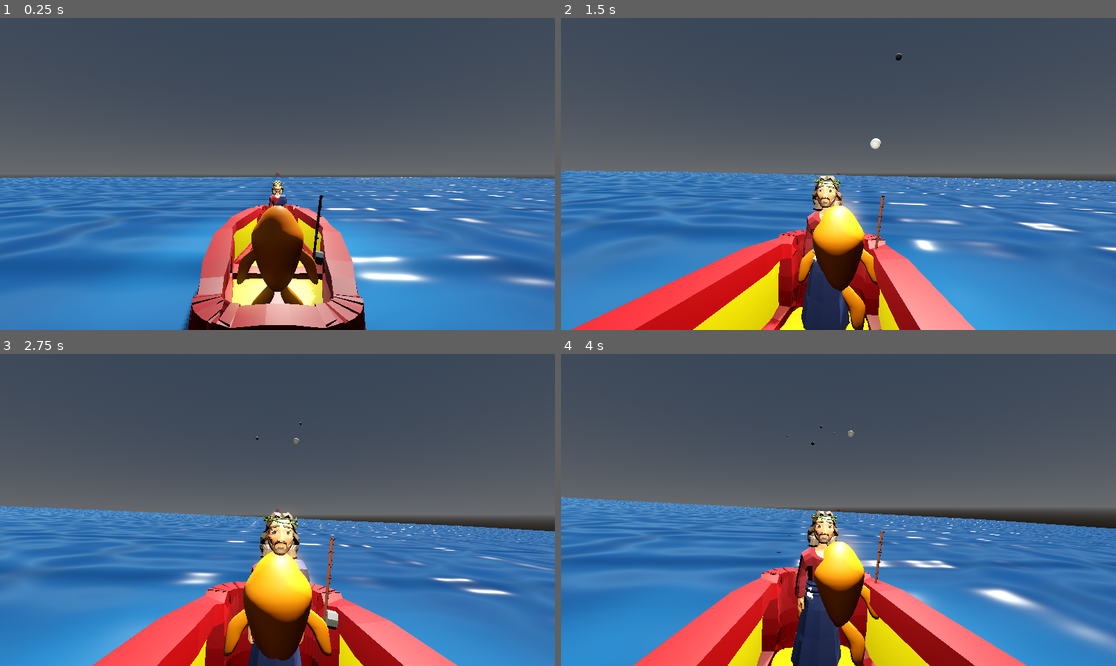
Above: before the commit, frames 1-4 (two rows, left to right).
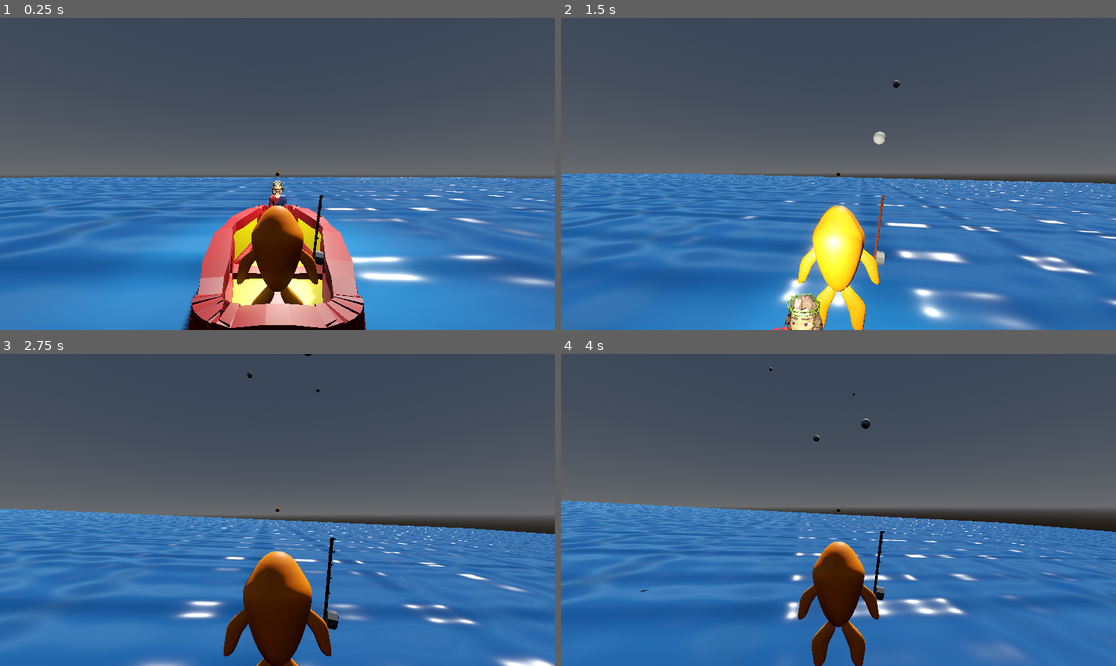
Above: after the commit, the same moments.

Repository: ruapotato/fish_jesus
Game: Godot game, scene res://main.tscn
The game is run twice, just before and just after one commit, with the same random seed, the same clock (stepped at 60 frames per second) and the same inputs.
Inputs (mouse positions are in pixels of both pictures, inside the frame that each line leads up to):
- Up to frame 1 (0.25 s): no input
- Up to frame 2 (1.5 s): tap Enter (ui_accept) at 0.5, 0.77 s; move the mouse to (866, 174) at 0.52 s; hold W (forward) from 0.53 s (still down); click (866, 174) at 0.6 s; move the mouse to (810, 174) at 1.27 s; click (810, 174) at 1.35 s
- Up to frame 3 (2.75 s): keep holding W (forward); tap Enter (ui_accept) at 1.52 s; move the mouse to (288, 503) at 2.02 s; tap Mouse wheel up (zoom_in) at 2.1 s; click (288, 503) at 2.3 s
- Up to frame 4 (4 s): keep holding W (forward); move the mouse to (832, 516) at 2.77 s; tap Mouse wheel down (zoom_out) at 2.85 s; tap Enter (ui_accept) at 3.02, 3.77 s; click (832, 516) at 3.05 s; move the mouse to (877, 513) at 3.52 s; click (877, 513) at 3.6 s

The runs differ from the first frame. In frame 1, less than 0.1% of the frame differs, in the area x 45-51%, y 49-65%; in frame 2, 29%; in frame 3, 24%; in frame 4, 29%, in the area x 0-100%, y 4-100%.

Commit message:
Add in main fish people

Diff:
--- a/main.gd
+++ b/main.gd
@@ -48,11 +48,12 @@
 
 # Function called when the SpawnTimer times out
 func _on_spawn_timer_timeout() -> void:
-	_spawn_fish_human()
+	var random_x = randf_range(-spawn_x_range, spawn_x_range)
+	_spawn_fish_human(random_x, spawn_z_position)
 
 
 # Function to handle the creation and setup of a single fish human
-func _spawn_fish_human() -> void:
+func _spawn_fish_human(X, Z) -> void:
 	# Check if the scene is loaded correctly
 	if fish_human_scene == null:
 		printerr("Error: fish_human_scene is not set or loaded!")
@@ -66,11 +67,9 @@
 		printerr("Error: Failed to instantiate fish_human_scene!")
 		return
 
-	# --- Set Initial Position ---
-	# Calculate a random X position within the defined range
-	var random_x = randf_range(-spawn_x_range, spawn_x_range)
+
 	# Set the initial global position
-	fish_instance.global_position = Vector3(random_x, spawn_y_position, spawn_z_position)
+	fish_instance.global_position = Vector3(X, spawn_y_position, Z)
 
 	# --- Add to Scene and Group ---
 	# Add the instance as a child of this node (the spawner)
--- a/obj/chuckable.gd
+++ b/obj/chuckable.gd
@@ -3,6 +3,7 @@
 
 
 @onready var splash = $splash
+@onready var kill_zone = $kill_zone
 # --- Path Definition Variables ---
 # These define the *shape* of the curve, not the timing anymore
 var start_position: Vector3 = Vector3.ZERO
@@ -211,18 +212,27 @@
 	# queue_free()
 	# is_moving = false # Stop moving if you free it
 
+func bite():
+	for killable in kill_zone.get_overlapping_areas():
+		if "hit" in killable:
+			killable.hit()
+
 func splash_here():
 	if not has_splashed:
 		print("SPLASH")
 		splash.emitting = true
 		splash_down = global_position
 		has_splashed = true
+		bite()
 
 func _on_area_entered(area: Area3D) -> void:
+	if area.name == "kill_zone":
+		return
 	if not is_moving: return
 	print("Chuckable Area hit Area during arc: %s" % area.name)
 	emit_signal("hit_something", area)
 	splash_here()
+
 	# Optional: Destroy immediately on hit
 	# queue_free()
 	# is_moving = false # Stop moving if you free it
--- a/obj/chuckable.tscn
+++ b/obj/chuckable.tscn
@@ -21,6 +21,12 @@
 
 [sub_resource type="SphereMesh" id="SphereMesh_1g25n"]
 material = ExtResource("2_qfxce")
+radius = 0.25
+height = 0.5
+
+[sub_resource type="CylinderShape3D" id="CylinderShape3D_7wxbb"]
+height = 1.215
+radius = 0.235
 
 [node name="chuckable" type="Area3D"]
 script = ExtResource("1_mnyqw")
@@ -39,4 +45,10 @@
 process_material = SubResource("ParticleProcessMaterial_f61wi")
 draw_pass_1 = SubResource("SphereMesh_1g25n")
 
+[node name="kill_zone" type="Area3D" parent="."]
+
+[node name="CollisionShape3D" type="CollisionShape3D" parent="kill_zone"]
+transform = Transform3D(1, 0, 0, 0, 1, 0, 0, 0, 1, 0, -0.51373, 0)
+shape = SubResource("CylinderShape3D_7wxbb")
+
 [connection signal="area_entered" from="." to="." method="_on_area_entered"]
--- a/obj/fish_human.gd
+++ b/obj/fish_human.gd
@@ -6,14 +6,17 @@
 @export var depth_offset: float = 0.1
 # Export the Z coordinate for de-spawning
 @export var de_spawn_global_z: float = 100.0
-
+const HUMAN_SCENE = preload("res://obj/human.tscn")
 # Store a reference to the water plane Node3D
 var water_plane: Node3D = null
+
+var root
 
 # Optional: Reference to the visual mesh if you need to rotate it
 # @onready var mesh: Node3D = $MeshInstance3D # Adjust path as needed
 
 func _ready() -> void:
+	root = get_parent()
 	# It's often safer to wait one frame to ensure the node is fully
 	# initialized and positioned within the scene tree by the spawner.
 	await get_tree().process_frame
@@ -82,3 +85,11 @@
 	# or distance from the origin projected onto the plane instead.
 	if global_position.z > de_spawn_global_z:
 		queue_free()
+
+
+func hit():
+	print("FISH HIT")
+	var human_node = HUMAN_SCENE.instantiate()
+	human_node.set_deferred("global_position", global_position + Vector3(0,.1,0))
+	root.add_child(human_node)
+	queue_free()
--- /dev/null
+++ b/obj/human.gd
@@ -0,0 +1,74 @@
+extends CharacterBody3D
+
+const SPEED = 5.0
+const ACCELERATION = 10.0 # For stopping if player disappears
+# Epsilon threshold to prevent rotation jitter when almost stopped
+const MIN_MOVE_SPEED_SQR = 0.01 # Square of minimum speed to trigger rotation
+
+# Variable to hold the reference to the player node
+var player: Node3D = null
+
+@onready var mesh = $Humanoid # Assuming Humanoid is a MeshInstance3D
+
+var root
+var run_time = 2
+# --- Engine Functions ---
+
+func _ready() -> void:
+	root = get_parent().get_parent()
+	# --- Get Player Node ---
+	# Attempt to find player recursively under the parent
+	player = root.find_child("player", true, false)
+
+func _physics_process(delta: float) -> void:
+	run_time -= delta
+	if run_time < 0:
+		root._spawn_fish_human(global_position.x, global_position.z)
+		queue_free()
+
+
+	# 1. Apply Gravity
+	if not is_on_floor():
+		velocity += get_gravity() * delta
+
+	# 2. Calculate the horizontal direction *away from the player*
+	var direction_away = global_position - player.global_position
+	direction_away.y = 0 # Keep movement horizontal
+
+	# 3. Set horizontal velocity based on direction
+	if direction_away.length_squared() > 0.001: # Check length before normalizing
+		direction_away = direction_away.normalized()
+		velocity.x = direction_away.x * SPEED
+		velocity.z = direction_away.z * SPEED
+	else:
+		# Stop horizontal movement (using SPEED for a quick stop like original)
+		velocity.x = move_toward(velocity.x, 0, SPEED * delta) # Corrected: use delta with move_toward
+		velocity.z = move_toward(velocity.z, 0, SPEED * delta) # Corrected: use delta with move_toward
+
+	# 4. Apply the final velocity
+	move_and_slide()
+
+	# --- Update Mesh Rotation ---
+	# Ensure mesh reference is still valid (paranoid check, but good practice)
+	if not is_instance_valid(mesh):
+		return
+
+	# 5. Rotate the mesh to face the horizontal movement direction
+	var horizontal_velocity = Vector3(velocity.x, 0, velocity.z)
+
+	# Only rotate if the character is moving horizontally above a small threshold
+	if horizontal_velocity.length_squared() > MIN_MOVE_SPEED_SQR:
+		# Calculate the point to look at in world space, based on current position and velocity direction
+		var look_target_point = global_position + horizontal_velocity
+		# Use look_at. Aligns the mesh's local -Z axis with the target direction.
+		# Vector3.UP is the standard up direction.
+		mesh.look_at(look_target_point, Vector3.UP)
+
+		# --- Optional Correction ---
+		# If your mesh model faces a different direction by default (e.g., +X instead of -Z),
+		# you might need to apply an additional rotation after look_at.
+
+		mesh.rotate_y(deg_to_rad(-130))
+
+		# Example: If mesh's forward is +Z (appears rotated 180deg after look_at):
+		# mesh.rotate_y(deg_to_rad(180))
--- /dev/null
+++ b/obj/human.tscn
@@ -0,0 +1,239 @@
+[gd_scene load_steps=7 format=3 uid="uid://btkvqx8lfr3tg"]
+
+[ext_resource type="Script" path="res://obj/human.gd" id="1_3ch6n"]
+[ext_resource type="PackedScene" uid="uid://bcsdkx7b4gdy5" path="res://import/Humanoid.glb" id="1_4xwa6"]
+
+[sub_resource type="CapsuleShape3D" id="CapsuleShape3D_r5sds"]
+radius = 0.335
+height = 1.11141
+
+[sub_resource type="AnimationNodeAnimation" id="AnimationNodeAnimation_w3xxk"]
+animation = &"run"
+
+[sub_resource type="AnimationNodeAnimation" id="AnimationNodeAnimation_sgxmh"]
+animation = &"Armature|mixamo_com|Layer0"
+
+[sub_resource type="AnimationNodeBlendSpace1D" id="AnimationNodeBlendSpace1D_h55pq"]
+blend_point_0/node = SubResource("AnimationNodeAnimation_w3xxk")
+blend_point_0/pos = -1.0
+blend_point_1/node = SubResource("AnimationNodeAnimation_sgxmh")
+blend_point_1/pos = 1.0
+
+[node name="human" type="CharacterBody3D"]
+script = ExtResource("1_3ch6n")
+
+[node name="Humanoid" parent="." instance=ExtResource("1_4xwa6")]
+transform = Transform3D(0.004, 0, 0.0069282, 0, 0.008, 0, -0.0069282, 0, 0.004, 0, 0, 0)
+
+[node name="Skeleton3D" parent="Humanoid/Armature" index="0"]
+bones/1/position = Vector3(4.76837e-07, 16.3686, 92.127)
+bones/2/rotation = Quaternion(0.444394, 5.24127e-09, 9.90872e-08, 0.895832)
+bones/3/rotation = Quaternion(0.0347548, 0.0338155, 0.0256273, 0.998495)
+bones/4/rotation = Quaternion(0.015823, 0.00605765, -5.19028e-05, 0.999857)
+bones/5/position = Vector3(-6.19888e-06, 22.8867, -1.00289e-05)
+bones/6/rotation = Quaternion(-0.37475, -0.0225168, -0.042322, 0.925886)
+bones/8/position = Vector3(-1.23478e-07, 30.7399, 1.06874e-05)
+bones/9/rotation = Quaternion(0.0835086, 0.260211, -0.95086, 0.145538)
+bones/10/rotation = Quaternion(0.0945823, 0.000284019, -0.0849363, 0.991887)
+bones/11/position = Vector3(-2.13556e-06, 29.2075, 8.28218e-06)
+bones/11/rotation = Quaternion(-0.172136, 0.458132, -0.00771505, 0.872023)
+bones/13/position = Vector3(3.73746e-06, 8.03627, -1.62743e-06)
+bones/13/rotation = Quaternion(-0.026628, 0.0837221, -0.145427, 0.985461)
+bones/14/rotation = Quaternion(0.212357, 0.0412589, -0.384774, 0.897302)
+bones/15/position = Vector3(-5.0337e-06, 2.85629, 4.17762e-07)
+bones/15/rotation = Quaternion(0.218868, 0.00840931, -0.44565, 0.867999)
+bones/16/position = Vector3(0.143945, 6.44355, -0.225701)
+bones/17/position = Vector3(2.39687e-06, 7.60074, 1.13266e-06)
+bones/17/rotation = Quaternion(-0.0108694, 0.0436076, -0.207853, 0.977127)
+bones/18/position = Vector3(-5.16346e-06, 3.72232, 1.52472e-05)
+bones/18/rotation = Quaternion(0.0184919, 0.0280039, -0.412599, 0.910294)
+bones/19/position = Vector3(2.25842e-06, 3.5385, -5.35611e-06)
+bones/19/rotation = Quaternion(0.0620408, 0.011794, -0.410658, 0.9096)
+bones/20/position = Vector3(0.156109, 6.25021, 1.35021)
+bones/21/position = Vector3(-5.40473e-06, 7.92035, -6.10576e-06)
+bones/21/rotation = Quaternion(-0.110689, 0.0289603, -0.223545, 0.967955)
+bones/22/rotation = Quaternion(0.00612776, 0.0286504, -0.392797, 0.919158)
+bones/23/position = Vector3(-3.99813e-06, 3.636, 1.95294e-06)
+bones/23/rotation = Quaternion(0.0406891, 0.010879, -0.388576, 0.920453)
+bones/24/position = Vector3(0.301988, 5.64519, 3.06532)
+bones/25/position = Vector3(-2.99605e-06, 8.06284, -4.78413e-06)
+bones/25/rotation = Quaternion(-0.032207, -0.0313235, -0.156429, 0.986667)
+bones/26/position = Vector3(-4.03019e-06, 3.72676, -7.73068e-06)
+bones/26/rotation = Quaternion(-0.0886685, -0.0187253, -0.410279, 0.907446)
+bones/27/position = Vector3(5.69434e-06, 3.31678, 9.8614e-06)
+bones/27/rotation = Quaternion(-0.118935, -0.00595085, -0.428417, 0.8957)
+bones/28/position = Vector3(1.11064, 3.01134, 3.3715)
+bones/29/rotation = Quaternion(-0.0949749, -0.0164595, 0.0796519, 0.992151)
+bones/30/position = Vector3(-3.5605e-06, 3.98543, -1.82183e-06)
+bones/30/rotation = Quaternion(-0.333735, -0.00858709, 0.316194, 0.888014)
+bones/32/rotation = Quaternion(-0.753655, -0.111292, 0.509618, 0.399884)
+bones/33/position = Vector3(-1.17241e-05, 29.4541, -5.12228e-06)
+bones/33/rotation = Quaternion(-0.0427572, -0.357301, 0.217702, 0.907256)
+bones/34/position = Vector3(6.148e-07, 29.2075, 4.65526e-06)
+bones/34/rotation = Quaternion(-0.232629, -0.791646, 0.0410334, 0.563469)
+bones/35/position = Vector3(-0.0664986, 5.73536, -2.00813)
+bones/36/position = Vector3(1.19285e-05, 8.03628, -7.70415e-06)
+bones/36/rotation = Quaternion(0.073437, -0.0473078, 0.167136, 0.982056)
+bones/37/position = Vector3(9.98272e-07, 3.5813, 4.01656e-06)
+bones/37/rotation = Quaternion(0.199006, -0.0181581, 0.23179, 0.952019)
+bones/38/rotation = Quaternion(0.177104, -0.0016086, 0.28783, 0.941162)
+bones/39/position = Vector3(-0.143946, 6.44355, -0.225711)
+bones/40/rotation = Quaternion(0.0623702, -0.0197654, 0.141418, 0.987786)
+bones/41/position = Vector3(3.32577e-06, 3.72231, 1.71312e-05)
+bones/41/rotation = Quaternion(0.0938062, -0.00799679, 0.286486, 0.953448)
+bones/42/rotation = Quaternion(0.107486, -0.00338107, 0.305382, 0.946138)
+bones/44/position = Vector3(-3.31943e-06, 7.92035, 1.04918e-05)
+bones/44/rotation = Quaternion(-0.0397045, -0.0136161, 0.126584, 0.991068)
+bones/45/position = Vector3(-5.07882e-06, 3.69409, -2.11415e-05)
+bones/45/rotation = Quaternion(0.0947416, -0.00880486, 0.296955, 0.950139)
+bones/46/position = Vector3(-1.00559e-07, 3.63601, -3.67796e-06)
+bones/46/rotation = Quaternion(0.1036, -0.00285868, 0.323544, 0.94052)
+bones/47/position = Vector3(-0.301986, 5.6452, 3.06531)
+bones/48/rotation = Quaternion(0.00732932, 0.0255393, 0.137441, 0.990154)
+bones/49/position = Vector3(-4.57037e-06, 3.72676, -4.90594e-06)
+bones/49/rotation = Quaternion(0.00586328, 0.0150814, 0.275084, 0.961284)
+bones/50/position = Vector3(-3.64849e-06, 3.31677, -1.1498e-05)
+bones/50/rotation = Quaternion(-0.039309, 0.00508246, 0.297388, 0.953934)
+bones/51/position = Vector3(-1.11064, 3.01135, 3.37148)
+bones/52/position = Vector3(3.79086e-06, 5.3593, 1.7646e-05)
+bones/52/rotation = Quaternion(-0.0524276, 0.0394099, 0.0166546, 0.997708)
+bones/53/position = Vector3(1.80672e-05, 3.98542, 3.87471e-06)
+bones/53/rotation = Quaternion(-0.472331, 0.0128009, -0.164943, 0.865756)
+bones/55/rotation = Quaternion(-0.0991254, 0.0175507, 0.903032, -0.417612)
+bones/56/position = Vector3(0.442404, 10.3754, -3.27987)
+bones/56/rotation = Quaternion(0.240088, -0.319352, -0.280584, 0.872722)
+bones/57/rotation = Quaternion(-0.678139, 0.000152513, 0.0563956, 0.732766)
+bones/58/position = Vector3(6.05284e-06, 43.9834, 1.2835e-05)
+bones/58/rotation = Quaternion(-0.0375075, 0.880033, 0.473215, -0.0142534)
+bones/59/rotation = Quaternion(-0.233662, -0.0110093, -0.00815016, 0.972221)
+bones/60/rotation = Quaternion(0.135328, 0.0553711, 0.960738, 0.235805)
+bones/61/rotation = Quaternion(0.293499, 0.405063, 0.0389626, 0.865023)
+bones/62/rotation = Quaternion(-0.219926, -0.00020315, -0.0182896, 0.975345)
+bones/63/rotation = Quaternion(-0.0636846, 0.978823, 0.0998569, 0.166971)
+bones/64/rotation = Quaternion(-0.233662, 0.0110093, 0.00815015, 0.972221)
+bones/65/position = Vector3(20.7039, 20.8831, 25.3647)
+bones/65/rotation = Quaternion(-0.162208, 0.920448, 0.350549, 0.0598294)
+bones/66/position = Vector3(0.000358767, -0.00242704, 0.00494762)
+bones/66/rotation = Quaternion(-0.0401443, 0.319102, 0.946855, -0.00532031)
+bones/68/position = Vector3(48.8895, -101.89, 56.4076)
+bones/69/position = Vector3(-35.5246, -30.8387, 20.2315)
+bones/69/rotation = Quaternion(0.092783, 0.986304, 0.135931, -0.0108884)
+bones/70/position = Vector3(-0.0398618, 0.140565, -0.162055)
+bones/72/position = Vector3(-70.7597, -101.89, 56.4076)
+bones/73/position = Vector3(-2.98772e-15, 16.3686, 92.127)
+bones/75/rotation = Quaternion(0.444394, -2.37588e-14, 1.05952e-07, 0.895832)
+bones/76/rotation = Quaternion(0.0347548, 0.0338155, 0.0256273, 0.998495)
+bones/77/rotation = Quaternion(0.015823, 0.00605765, -5.18866e-05, 0.999857)
+bones/78/position = Vector3(-8.82148e-06, 22.8867, -1.08136e-05)
+bones/79/rotation = Quaternion(-0.37475, -0.0225168, -0.042322, 0.925886)
+bones/83/position = Vector3(0.02319, 18.7863, -0.0344767)
+bones/83/rotation = Quaternion(0.228069, 0.219946, -0.590278, 0.742415)
+bones/84/position = Vector3(-3.63794e-06, 29.4541, 2.76423e-05)
+bones/84/rotation = Quaternion(0.0945823, 0.000284015, -0.0849363, 0.991887)
+bones/86/position = Vector3(-0.0231871, 18.7863, -0.034486)
+bones/86/rotation = Quaternion(-0.448143, 0.471256, 0.393203, 0.649983)
+bones/87/position = Vector3(-2.0337e-06, 29.4541, 7.1651e-06)
+bones/87/rotation = Quaternion(-0.0427572, -0.357301, 0.217702, 0.907256)
+bones/88/rotation = Quaternion(-0.363265, -0.620012, 0.65678, -0.228613)
+bones/89/rotation = Quaternion(0.240088, -0.319353, -0.280584, 0.872722)
+bones/90/rotation = Quaternion(-0.678139, 0.000152502, 0.0563956, 0.732767)
+bones/91/rotation = Quaternion(0.261754, -0.63344, 0.724455, 0.0735001)
+bones/92/rotation = Quaternion(0.293499, 0.405063, 0.0389626, 0.865023)
+bones/93/rotation = Quaternion(-0.219926, -0.000203162, -0.0182896, 0.975345)
+bones/94/position = Vector3(32.6201, 41.4103, 120.043)
+bones/94/rotation = Quaternion(-0.608343, 0.65286, 0.363766, -0.267145)
+bones/95/position = Vector3(0.0732338, 0.0215834, -0.00332748)
+bones/97/rotation = Quaternion(-0.0266279, 0.0837221, -0.145427, 0.985461)
+bones/98/position = Vector3(2.53724e-06, 3.58129, -1.18089e-05)
+bones/98/rotation = Quaternion(0.212357, 0.0412589, -0.384774, 0.897302)
+bones/99/position = Vector3(3.02706e-06, 2.85631, -1.29176e-06)
+bones/99/rotation = Quaternion(0.218868, 0.00840931, -0.44565, 0.867999)
+bones/100/position = Vector3(0.143944, 6.44355, -0.225698)
+bones/101/position = Vector3(6.65083e-06, 7.60075, 6.56229e-06)
+bones/101/rotation = Quaternion(-0.0108695, 0.0436076, -0.207853, 0.977127)
+bones/102/rotation = Quaternion(0.018492, 0.0280039, -0.412599, 0.910295)
+bones/103/position = Vector3(1.29148e-05, 3.53849, 1.1811e-05)
+bones/103/rotation = Quaternion(0.0620408, 0.011794, -0.410658, 0.9096)
+bones/104/position = Vector3(0.156105, 6.25021, 1.35022)
+bones/105/position = Vector3(1.80753e-06, 7.92036, -5.12151e-06)
+bones/105/rotation = Quaternion(-0.110689, 0.0289603, -0.223545, 0.967955)
+bones/106/position = Vector3(3.15087e-06, 3.69409, 1.57898e-05)
+bones/106/rotation = Quaternion(0.00612777, 0.0286504, -0.392797, 0.919159)
+bones/107/position = Vector3(5.19613e-06, 3.63601, 1.66145e-07)
+bones/107/rotation = Quaternion(0.0406891, 0.010879, -0.388576, 0.920453)
+bones/108/position = Vector3(0.301986, 5.64518, 3.06533)
+bones/109/position = Vector3(-7.06126e-06, 8.06282, -2.39057e-06)
+bones/109/rotation = Quaternion(-0.032207, -0.0313235, -0.156429, 0.986667)
+bones/110/rotation = Quaternion(-0.0886685, -0.0187253, -0.410279, 0.907446)
+bones/111/rotation = Quaternion(-0.118935, -0.00595085, -0.428417, 0.8957)
+bones/112/position = Vector3(1.11063, 3.01134, 3.37151)
+bones/113/rotation = Quaternion(-0.094975, -0.0164595, 0.079652, 0.992151)
+bones/114/position = Vector3(1.45793e-05, 3.98543, -3.26599e-06)
+bones/114/rotation = Quaternion(-0.333734, -0.00858707, 0.316194, 0.888014)
+bones/116/position = Vector3(-33.7469, 41.5623, 124.092)
+bones/116/rotation = Quaternion(0.746651, 0.567332, 0.278702, 0.207298)
+bones/117/position = Vector3(-3.45635e-05, 8.15836e-06, 1.83166e-05)
+bones/118/position = Vector3(-0.0665021, 5.73536, -2.00812)
+bones/119/position = Vector3(1.32374e-05, 8.03627, 4.01226e-06)
+bones/119/rotation = Quaternion(0.0734369, -0.0473078, 0.167136, 0.982056)
+bones/120/position = Vector3(-7.98885e-06, 3.5813, 9.36392e-06)
+bones/120/rotation = Quaternion(0.199006, -0.0181582, 0.23179, 0.952019)
+bones/121/rotation = Quaternion(0.177104, -0.00160861, 0.28783, 0.941162)
+bones/122/position = Vector3(-0.143947, 6.44354, -0.225693)
+bones/123/rotation = Quaternion(0.0623702, -0.0197654, 0.141418, 0.987786)
+bones/124/position = Vector3(1.47735e-05, 3.72231, 1.52476e-05)
+bones/124/rotation = Quaternion(0.0938062, -0.00799675, 0.286486, 0.953448)
+bones/125/position = Vector3(5.76277e-06, 3.53851, 2.22687e-05)
+bones/125/rotation = Quaternion(0.107486, -0.00338108, 0.305382, 0.946138)
+bones/126/position = Vector3(-0.15612, 6.25021, 1.35021)
+bones/127/position = Vector3(-2.27843e-05, 7.92036, 2.47737e-05)
+bones/127/rotation = Quaternion(-0.0397045, -0.0136161, 0.126584, 0.991067)
+bones/128/position = Vector3(-1.84272e-05, 3.6941, -2.41149e-06)
+bones/128/rotation = Quaternion(0.0947416, -0.00880488, 0.296955, 0.950139)
+bones/129/position = Vector3(-8.95555e-06, 3.636, 7.22035e-06)
+bones/129/rotation = Quaternion(0.1036, -0.00285868, 0.323544, 0.94052)
+bones/130/position = Vector3(-0.30199, 5.64519, 3.06532)
+bones/131/position = Vector3(-1.33542e-05, 8.06285, 1.99796e-05)
+bones/131/rotation = Quaternion(0.00732929, 0.0255393, 0.137441, 0.990154)
+bones/132/position = Vector3(1.15792e-05, 3.72676, 1.14796e-05)
+bones/132/rotation = Quaternion(0.00586328, 0.0150814, 0.275084, 0.961284)
+bones/133/position = Vector3(-4.6489e-06, 3.31677, -9.06805e-06)
+bones/133/rotation = Quaternion(-0.0393089, 0.00508247, 0.297388, 0.953934)
+bones/134/position = Vector3(-1.11064, 3.01134, 3.37149)
+bones/135/rotation = Quaternion(-0.0524276, 0.0394099, 0.0166546, 0.997708)
+bones/136/position = Vector3(-5.30405e-06, 3.98543, -9.13399e-06)
+bones/136/rotation = Quaternion(-0.472331, 0.0128008, -0.164943, 0.865756)
+bones/137/position = Vector3(65.118, 6.60447, 154.941)
+bones/138/position = Vector3(30.4926, 57.627, 128.509)
+bones/138/rotation = Quaternion(0.613255, -0.650404, -0.360253, 0.266665)
+bones/139/position = Vector3(32.5527, 56.8776, 129.305)
+bones/139/rotation = Quaternion(0.613255, -0.650404, -0.360253, 0.266665)
+bones/140/position = Vector3(35.2472, 56.4419, 128.57)
+bones/140/rotation = Quaternion(0.613255, -0.650404, -0.360253, 0.266665)
+bones/141/position = Vector3(28.4073, 58.5374, 125.639)
+bones/141/rotation = Quaternion(0.613255, -0.650404, -0.360253, 0.266665)
+bones/142/position = Vector3(27.7662, 57.4006, 122.896)
+bones/142/rotation = Quaternion(-0.613255, 0.650404, 0.360253, -0.266665)
+bones/143/position = Vector3(0, -121.543, 106.213)
+bones/144/position = Vector3(-23.5679, 59.2206, 130.936)
+bones/144/rotation = Quaternion(0.753897, 0.562488, 0.268065, 0.208298)
+bones/145/position = Vector3(-25.4427, 58.7959, 132.431)
+bones/145/rotation = Quaternion(0.753897, 0.562488, 0.268065, 0.208298)
+bones/146/position = Vector3(-28.4551, 57.8171, 133.176)
+bones/146/rotation = Quaternion(0.753897, 0.562488, 0.268065, 0.208298)
+bones/147/position = Vector3(-21.9138, 59.2691, 128.548)
+bones/147/rotation = Quaternion(0.753897, 0.562488, 0.268065, 0.208298)
+bones/148/position = Vector3(-23.0702, 53.3423, 129.146)
+bones/148/rotation = Quaternion(0.753897, 0.562487, 0.268065, 0.208298)
+
+[node name="CollisionShape3D" type="CollisionShape3D" parent="."]
+transform = Transform3D(1, 0, 0, 0, 1, 0, 0, 0, 1, 0, 0.58618, 0)
+shape = SubResource("CapsuleShape3D_r5sds")
+
+[node name="AnimationTree" type="AnimationTree" parent="."]
+root_node = NodePath("../Humanoid")
+tree_root = SubResource("AnimationNodeBlendSpace1D_h55pq")
+anim_player = NodePath("../Humanoid/AnimationPlayer")
+parameters/blend_position = -1.00448
+
+[editable path="Humanoid"]
--- a/obj/player.gd
+++ b/obj/player.gd
@@ -35,7 +35,7 @@
 
 # Movement constants
 const SPEED: float = 5.0
-const JUMP_VELOCITY: float = 4.5
+const JUMP_VELOCITY: float = 6
 var root
 var water_body
 
@@ -158,23 +158,9 @@
 
 
 func chuck_object() -> void:
-	# Ensure the scene resource loaded correctly
-	if not CHUCKABLE_SCENE:
-		printerr("Chuckable scene resource not found or failed to load! Check the path in CHUCKABLE_SCENE.")
-		return
 
 	# Instantiate the chuckable scene
 	var chuckable_node = CHUCKABLE_SCENE.instantiate()
-
-	# --- Check Instantiation and Type ---
-	if not chuckable_node:
-		printerr("Failed to instantiate chuckable scene. It might be invalid.")
-		return
-	# Ensure the root node of the instantiated scene is an Area3D
-	if not chuckable_node is Area3D:
-		printerr("Chuckable scene's root node is NOT an Area3D! Please ensure '%s' has an Area3D root." % CHUCKABLE_SCENE.resource_path)
-		chuckable_node.queue_free() # Clean up the wrongly instantiated node
-		return
 
 	# Cast to Area3D for clarity
 	var chuckable_area: Area3D = chuckable_node as Area3D
--- a/obj/player.tscn
+++ b/obj/player.tscn
@@ -5,8 +5,8 @@
 [ext_resource type="PackedScene" uid="uid://1do7sxgqgjr5" path="res://import/pull.glb" id="3_okuhs"]
 
 [sub_resource type="CapsuleShape3D" id="CapsuleShape3D_dkxbv"]
-radius = 0.295
-height = 1.675
+radius = 0.33
+height = 1.465
 
 [sub_resource type="SphereShape3D" id="SphereShape3D_vexw0"]
 radius = 1.0
@@ -16,8 +16,11 @@
 height = 2.0
 
 [sub_resource type="StandardMaterial3D" id="StandardMaterial3D_7rvp0"]
-transparency = 1
-albedo_color = Color(1, 0, 0, 0.258824)
+transparency = 3
+alpha_hash_scale = 1.0
+alpha_antialiasing_mode = 0
+albedo_color = Color(0.721569, 0.486275, 0, 0.34902)
+metallic = 1.0
 
 [node name="player" type="CharacterBody3D"]
 script = ExtResource("1_qhsfs")
--- a/obj/water.tscn
+++ b/obj/water.tscn
@@ -26,7 +26,7 @@
 [node name="water_body" type="StaticBody3D" parent="."]
 
 [node name="CollisionShape3D" type="CollisionShape3D" parent="water_body"]
-transform = Transform3D(1, 0, 0, 0, 1, 0, 0, 0, 1, 0, -49.4084, 0)
+transform = Transform3D(1, 0, 0, 0, 1, 0, 0, 0, 1, 0, -49.325, 0)
 shape = SubResource("BoxShape3D_yu2ah")
 
 [editable path="water2"]
Not shown, added: Assets/Humanoid/Anims/HumanoidIdle_Idle.blend.import
Not shown, added: Assets/Humanoid/Anims/HumanoidIdle_SwingingHands.blend.import
Not shown, added: Assets/Humanoid/Anims/HumanoidJumpDooDoo.blend.import
Not shown, added: Assets/Humanoid/Anims/HumanoidKick.blend.import
Not shown, added: Assets/Humanoid/Anims/HumanoidKickAim.blend.import
Not shown, added: Assets/Humanoid/Anims/HumanoidPooping.blend.import
Not shown, added: Assets/Humanoid/Anims/HumanoidRunningLEFTWithBunOnTop.blend.import
Not shown, added: Assets/Humanoid/Anims/HumanoidRunningRIGHTWithBunOnTop.blend.import
Not shown, added: Assets/Humanoid/Anims/HumanoidRunningWithBunOnTop.blend.import
Not shown, added: Assets/Humanoid/Anims/HumanoidWalking.blend.import
Not shown, added: Assets/Humanoid/Anims/HumanoidWalkingBack.blend.import
Not shown, added: Assets/Humanoid/Anims/HumanoidWalking_Left.blend.import
(and 36 more such lines)
